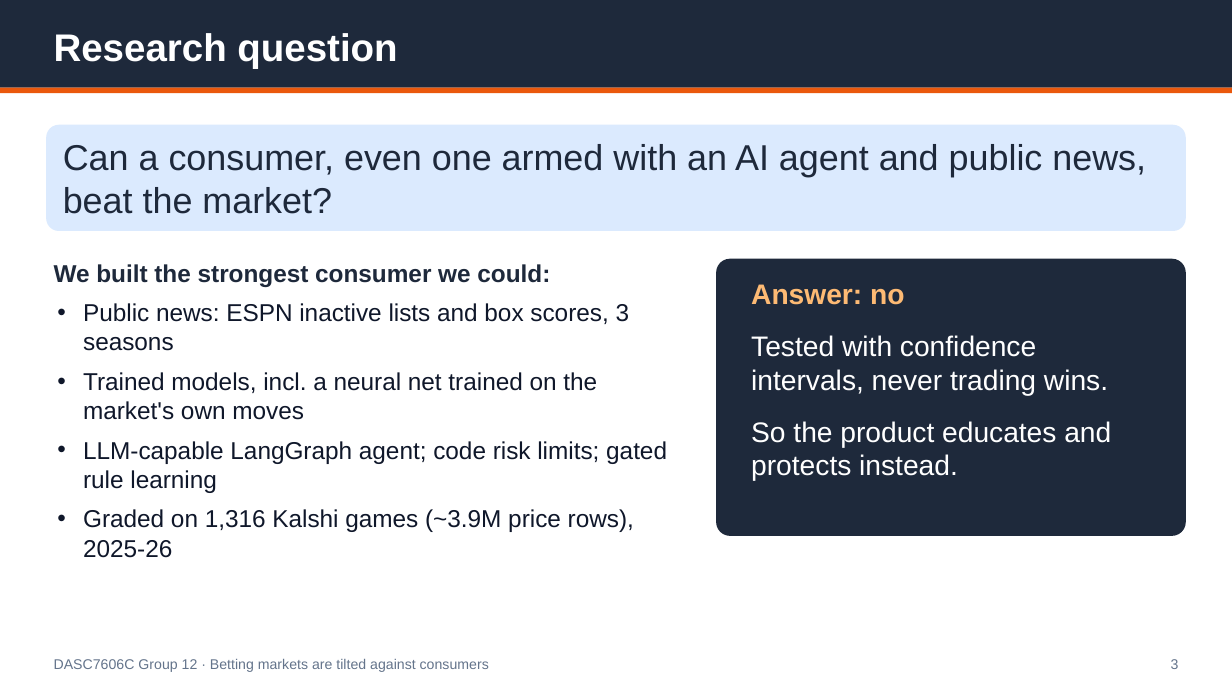
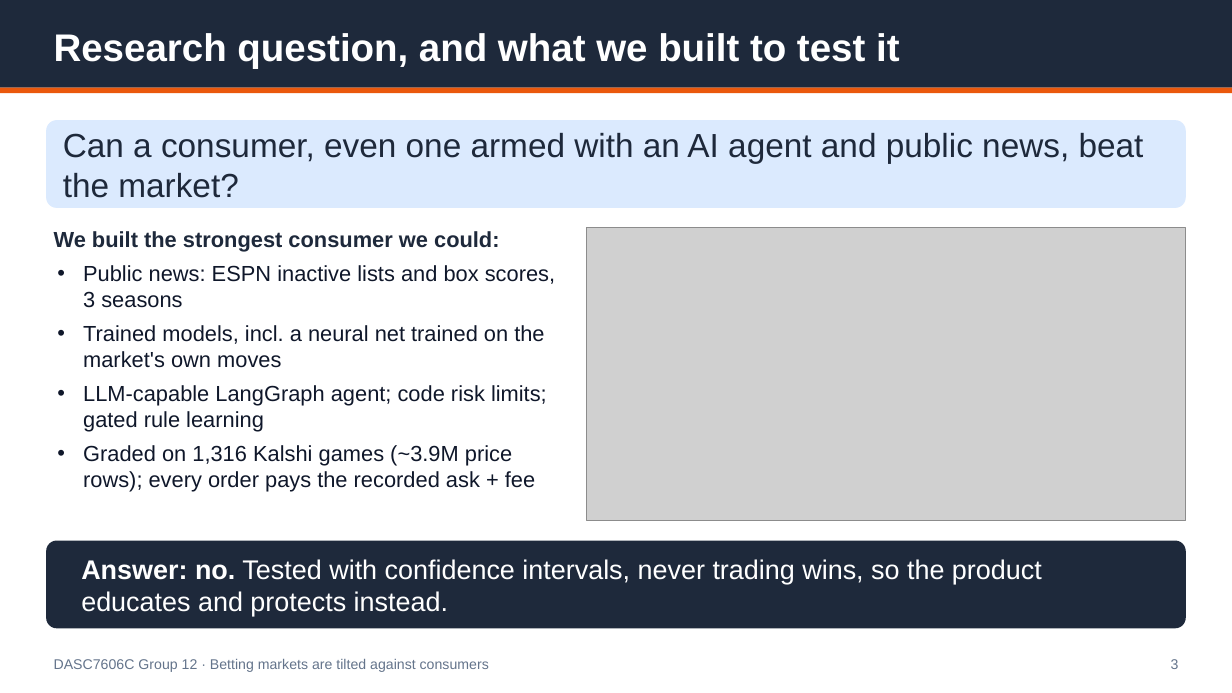
Before and after one commit to Michaelyzr/nba-agent, a slide deck: slide 3 of presentation/nba_agent_deck.pptx. Drawn at 1232x693 pixels with LibreOffice and Linux fonts; fonts in the diff are those of the drawing; grey boxes stand for pictures. Boxes give left, top, right and bottom in pixels: in the first picture for what was removed or moved away, otherwise in the second. Text is boxed around its words. In the diff, an @@ line names an element or a change of style, - is before the commit and + after.

```diff
--- a/presentation/nba_agent_deck.pptx
+++ b/presentation/nba_agent_deck.pptx
@@ text at [54, 33, 900, 68]: text changed @@
-Research question
+Research question, and what we built to test it
@@ rounded rectangle: place and size @@
-rounded rectangle at [46, 125, 1186, 231]
+rounded rectangle at [46, 120, 1186, 208]
@@ text "Can a consumer, even one ..." at [63, 133, 1144, 198]: size 28 to 26 pt @@
@@ text "We built the strongest consumer ...": place and size @@
-text "We built the strongest consumer ..." at [54, 264, 667, 558]
+text "We built the strongest consumer ..." at [54, 231, 555, 492]
@@ text at [54, 231, 555, 432]: size 19 to 17 pt in "We built the strongest consumer we could:", "Public news: ESPN inactive lists and box ...", "Trained models, incl. a neural net trained ...", "LLM-capable LangGraph agent; code risk limits; gated ..."; less space between paragraphs @@
@@ picture added at [587, 228, 1186, 521] @@
@@ rounded rectangle removed at [716, 259, 1186, 536] @@
@@ text at [83, 445, 535, 492]: text changed; size 19 to 17 pt @@
-• Graded on 1,316 Kalshi games (~3.9M price rows), 2025-26
+• Graded on 1,316 Kalshi games (~3.9M price rows); every order pays the recorded ask + fee
@@ rounded rectangle added at [46, 541, 1186, 628], fill #1E293B @@
@@ text "Answer: no. Tested with confidence ..." at [81, 559, 1042, 616]: vertical alignment top to middle @@
@@ text at [81, 559, 1042, 616]: text changed; size 22 to 21 pt @@
-Answer: no
-Tested with confidence intervals, never trading wins.
-So the product educates and protects instead.
+Answer: no. Tested with confidence intervals, never trading wins, so the product educates and protects instead.
```
Also in this commit, not shown: 10 other slides changed, 1 slide added, 1 slide removed, 8 other files.
